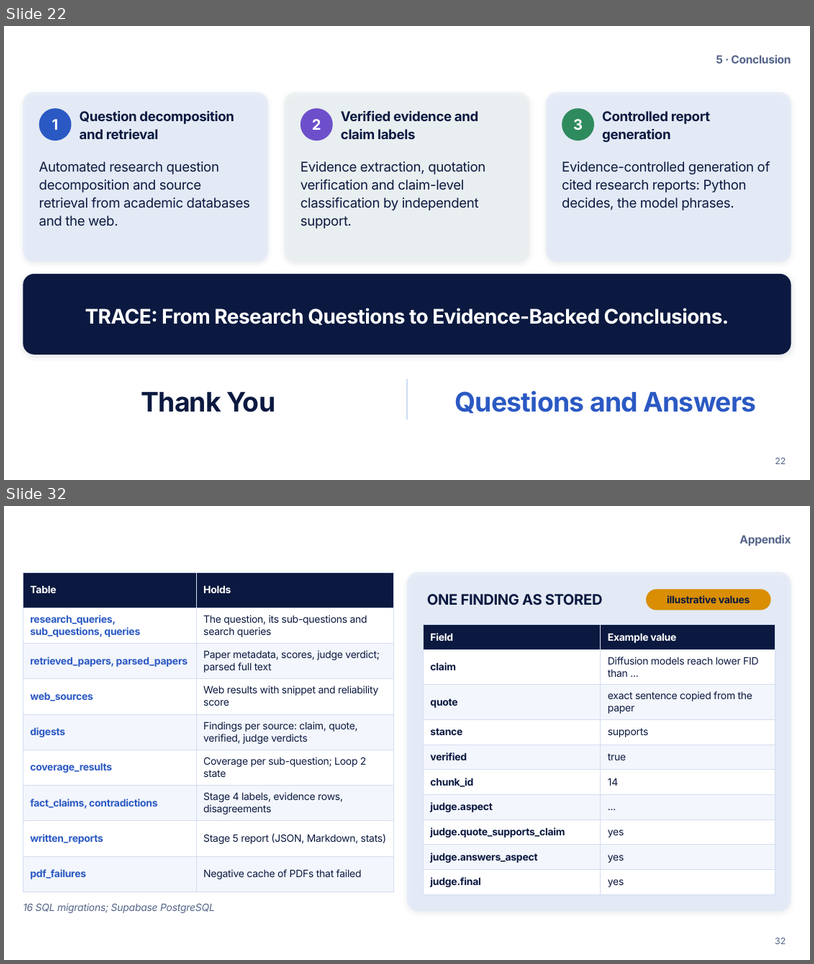
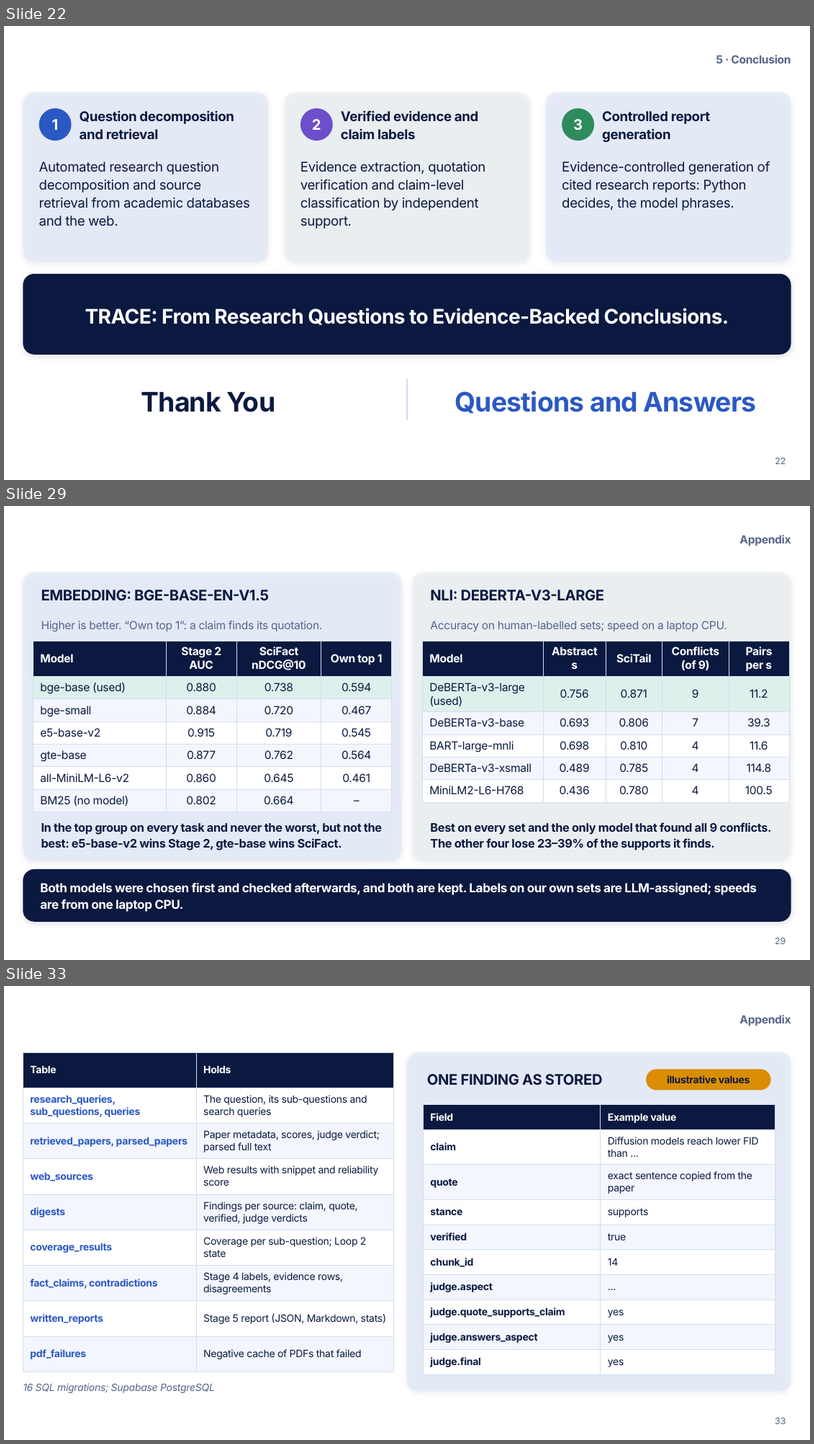
Before and after one commit to minorproject1research-coder/TRACE, a slide deck: docs/TRACE_Presentation_BaseDesign.pptx. Shown one above the other, each under a label of ours: slides 22 and 32 before the commit, slides 22, 29 and 33 after it; the slides between them are not shown. The pictures are 814x964 and 814x1444 pixels, drawn with LibreOffice and Linux fonts; fonts in the diff are those of the drawing; background and template pictures are left out. Boxes give left, top, right and bottom in pixels: in the first picture for what was removed or moved away, otherwise in the second. Text is boxed around its words. In the diff, an @@ line names an element or a change of style, - is before the commit and + after.

```diff
--- a/docs/TRACE_Presentation_BaseDesign.pptx
+++ b/docs/TRACE_Presentation_BaseDesign.pptx
@@ slide 29 added at (4, 506, 810, 960), background picture (left out) @@
@@ text added at (740, 535, 791, 546), 20 pt, text #55658A, bold @@
+Appendix
@@ rounded rectangle added at (23, 572, 402, 860), fill #DEE8F9 at 60% opacity @@
@@ text added at (41, 590, 269, 600), 26 pt, text #0B1940, bold @@
+EMBEDDING: BGE-BASE-EN-V1.5
@@ rounded rectangle added at (412, 572, 792, 860), fill #E9EFF0 at 60% opacity @@
@@ text added at (430, 590, 605, 600), 26 pt, text #0B1940, bold @@
+NLI: DEBERTA-V3-LARGE
@@ text added at (41, 620, 322, 632), 20 pt, text #55658A @@
+Higher is better. “Own top 1”: a claim finds its quotation.
@@ text added at (430, 620, 728, 631), 20 pt, text #55658A @@
+Accuracy on human-labelled sets; speed on a laptop CPU.
@@ table added at (33, 641, 392, 808), 7 rows, 4 columns @@
+Model | Stage 2 AUC | SciFact nDCG@10 | Own top 1
+bge-base (used) | 0.880 | 0.738 | 0.594
+bge-small | 0.884 | 0.720 | 0.467
+e5-base-v2 | 0.915 | 0.719 | 0.545
+gte-base | 0.877 | 0.762 | 0.564
+all-MiniLM-L6-v2 | 0.860 | 0.645 | 0.461
+BM25 (no model) | 0.802 | 0.664 | –
@@ table added at (422, 641, 790, 797), 6 rows, 5 columns @@
+Model | Abstracts | SciTail | Conflicts (of 9) | Pairs per s
+DeBERTa-v3-large (used) | 0.756 | 0.871 | 9 | 11.2
+DeBERTa-v3-base | 0.693 | 0.806 | 7 | 39.3
+BART-large-mnli | 0.698 | 0.810 | 4 | 11.6
+DeBERTa-v3-xsmall | 0.489 | 0.785 | 4 | 114.8
+MiniLM2-L6-H768 | 0.436 | 0.780 | 4 | 100.5
@@ text added at (41, 823, 382, 850), 21 pt, text #0B1940, bold @@
+In the top group on every task and never the worst, but not the best: e5-base-v2 wins Stage 2, gte-base wins SciFact.
@@ text added at (430, 822, 772, 850), 21 pt, text #0B1940, bold @@
+Best on every set and the only model that found all 9 conflicts. The other four lose 23–39% of the supports it finds.
@@ rounded rectangle added at (23, 869, 792, 921), fill #0B1940 @@
@@ text added at (40, 883, 757, 911), 22 pt, text #FFFFFF, bold @@
+Both models were chosen first and checked afterwards, and both are kept. Labels on our own sets are LLM-assigned; speeds are from one laptop CPU.
@@ page number added at (775, 937, 786, 944), 16 pt, text #55658A @@
+29
@@ what was slide 32 is now slide 33 @@
```
Also in this commit, not shown: 9 slides changed, 3 other slides added, 3 slides removed, 3 other files.
